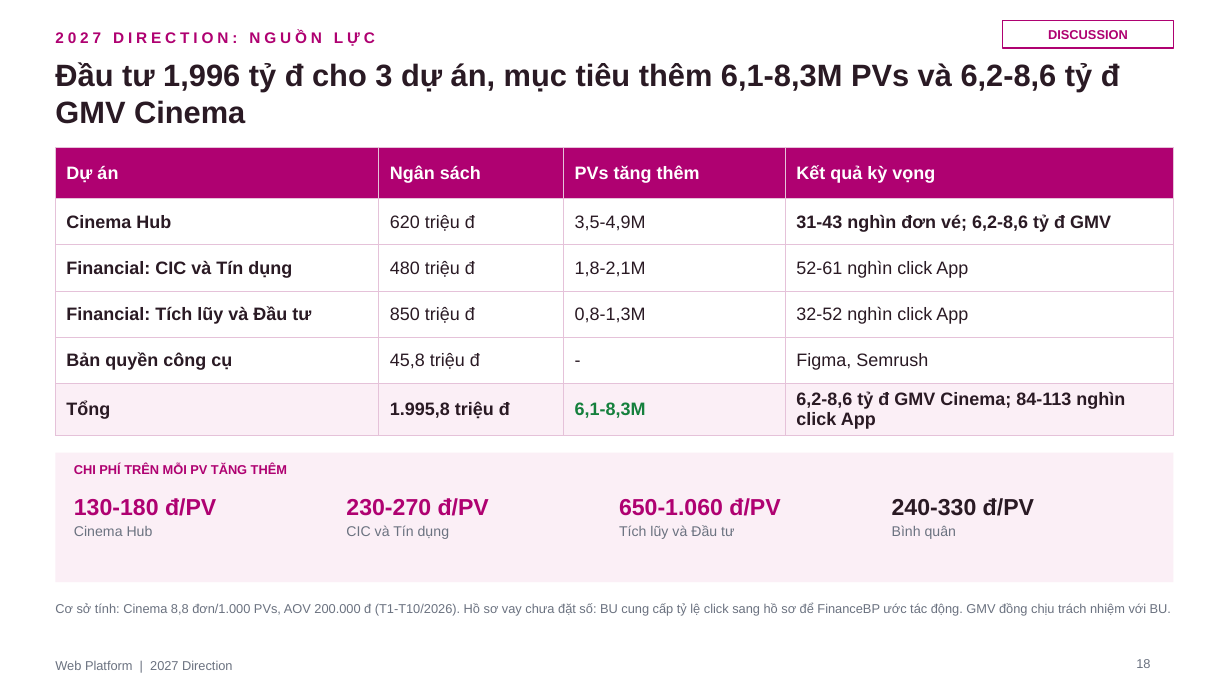
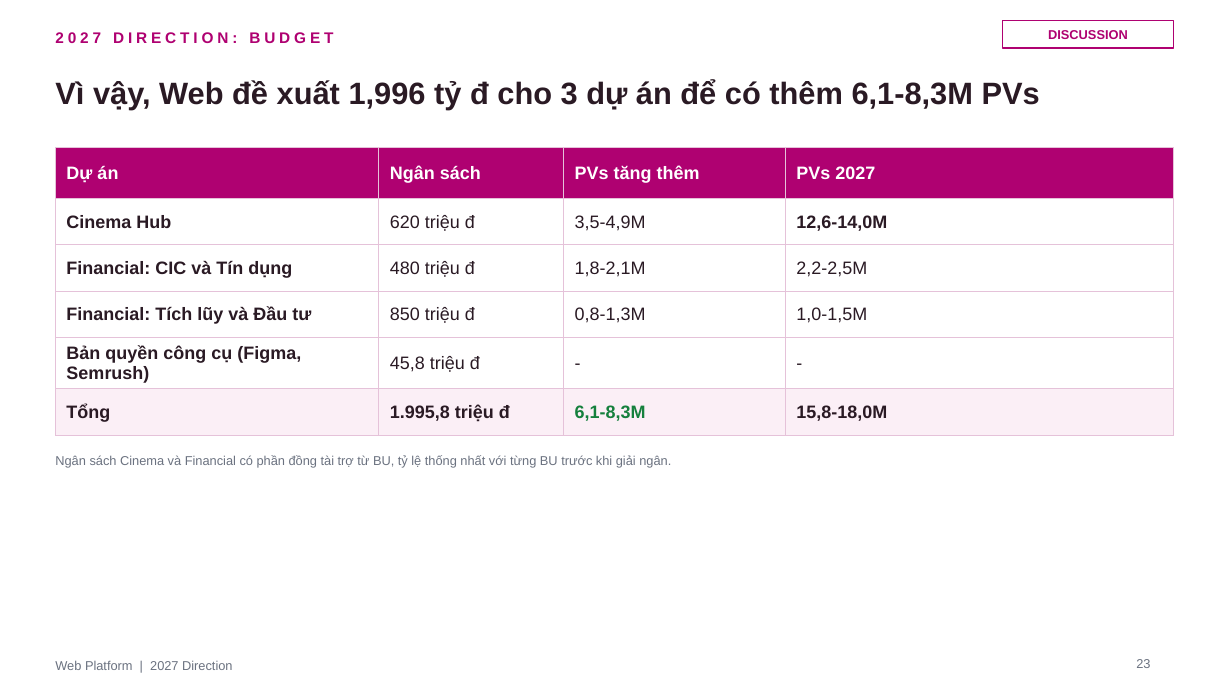
Before and after one commit to stormhoang/hienho-knowledgebase, a slide deck: slide 23 of 07_REPORTS/docs/strategy/2027 Direction - Web Platform (Framework).pptx (slide 18 before the commit). Drawn at 1232x693 pixels with LibreOffice and Linux fonts; fonts in the diff are those of the drawing. Boxes give left, top, right and bottom in pixels: in the first picture for what was removed or moved away, otherwise in the second. Text is boxed around its words. In the diff, an @@ line names an element or a change of style, - is before the commit and + after.

```diff
--- a/07_REPORTS/docs/strategy/2027 Direction - Web Platform (Framework).pptx
+++ b/07_REPORTS/docs/strategy/2027 Direction - Web Platform (Framework).pptx
@@ text at (55,32,333,43): text changed @@
-2027 DIRECTION: NGUỒN LỰC
+2027 DIRECTION: BUDGET
@@ text at (55,80,1040,110): text changed @@
-Đầu tư 1,996 tỷ đ cho 3 dự án, mục tiêu thêm 6,1-8,3M PVs và 6,2-8,6 tỷ đ GMV Cinema
+Vì vậy, Web đề xuất 1,996 tỷ đ cho 3 dự án để có thêm 6,1-8,3M PVs
@@ table at (55,148,1174,430) @@
-row 1, column 4: Kết quả kỳ vọng
+row 1, column 4: PVs 2027
-row 2, column 4: 31-43 nghìn đơn vé; 6,2-8,6 tỷ đ GMV
+row 2, column 4: 12,6-14,0M
-row 3, column 4: 52-61 nghìn click App
+row 3, column 4: 2,2-2,5M
-row 4, column 4: 32-52 nghìn click App
+row 4, column 4: 1,0-1,5M
-row 5, column 1: Bản quyền công cụ
+row 5, column 1: Bản quyền công cụ (Figma, Semrush)
-row 5, column 4: Figma, Semrush
+row 5, column 4: -
-row 6, column 4: 6,2-8,6 tỷ đ GMV Cinema; 84-113 nghìn click App
+row 6, column 4: 15,8-18,0M
@@ text at (55,455,671,468): text changed @@
-Cơ sở tính: Cinema 8,8 đơn/1.000 PVs, AOV 200.000 đ (T1-T10/2026). Hồ sơ vay chưa đặt số: BU cung cấp tỷ lệ click sang hồ sơ để FinanceBP ước tác động. GMV đồng chịu trách nhiệm với BU.
+Ngân sách Cinema và Financial có phần đồng tài trợ từ BU, tỷ lệ thống nhất với từng BU trước khi giải ngân.
@@ rectangle removed at (55,453,1174,582) @@
@@ text removed at (74,464,287,474) @@
-CHI PHÍ TRÊN MỖI PV TĂNG THÊM
@@ text removed at (74,498,216,536) @@
-130-180 đ/PV
-Cinema Hub
@@ text removed at (346,498,489,539) @@
-230-270 đ/PV
-CIC và Tín dụng
@@ text removed at (619,498,780,539) @@
-650-1.060 đ/PV
-Tích lũy và Đầu tư
@@ text removed at (892,498,1034,539) @@
-240-330 đ/PV
-Bình quân
@@ page number at (1136,659,1150,668): text changed @@
-18
+23
```
Also in this commit, not shown: 12 other slides changed, 12 slides added, 6 slides removed, 2 other files.
